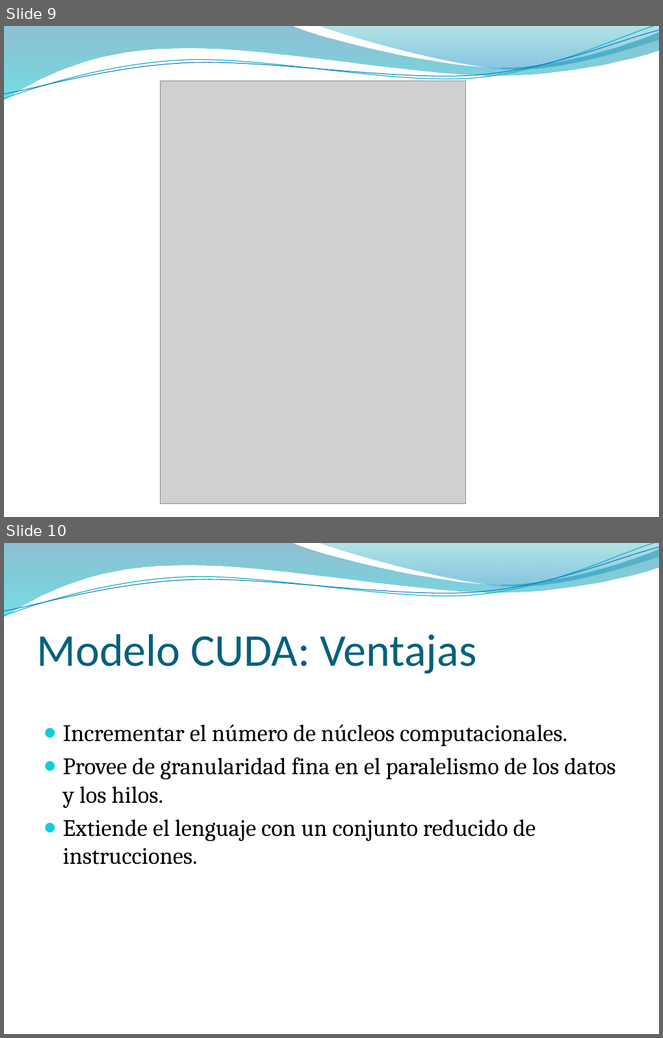
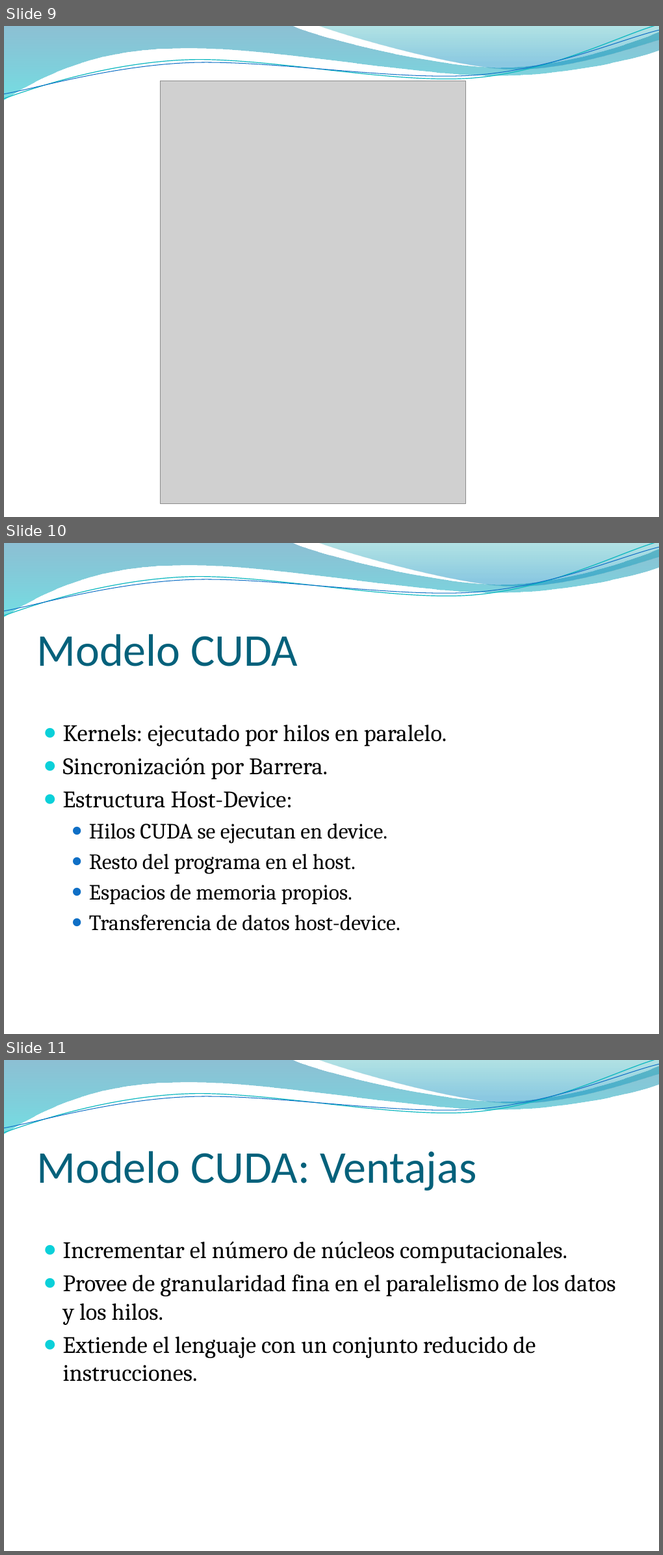
Before and after one commit to vinaygaba/pycuda-filters, a slide deck: out/presentacion/presentacionTAD.pptx. Shown one above the other, each under a label of ours: slides 9 and 10 before the commit, slides 9, 10 and 11 after it. The pictures are 663x1038 and 663x1555 pixels, drawn with LibreOffice and Linux fonts; fonts in the diff are those of the drawing; grey boxes stand for pictures; background and template pictures are left out. Boxes give left, top, right and bottom in pixels: in the first picture for what was removed or moved away, otherwise in the second. Text is boxed around its words. In the diff, an @@ line names an element or a change of style, - is before the commit and + after.

```diff
--- a/out/presentacion/presentacionTAD.pptx
+++ b/out/presentacion/presentacionTAD.pptx
@@ slide 10 added at [4, 543, 659, 1034], background picture (left out); not listed: 4 template elements that a slide beside it also shows @@
@@ title added at [36, 634, 298, 667], 50 pt, text #04617B @@
+Modelo CUDA
@@ text added at [63, 724, 447, 931], 24 pt, text #000000 @@
+● Kernels: ejecutado por hilos en paralelo.
+● Sincronización por Barrera.
+● Estructura Host-Device:
+  ● Hilos CUDA se ejecutan en device.
+  ● Resto del programa en el host.
+  ● Espacios de memoria propios.
+  ● Transferencia de datos host-device.
@@ what was slide 10 is now slide 11 @@
```
Also in this commit, not shown: 2 slides changed, 4 other slides added.
